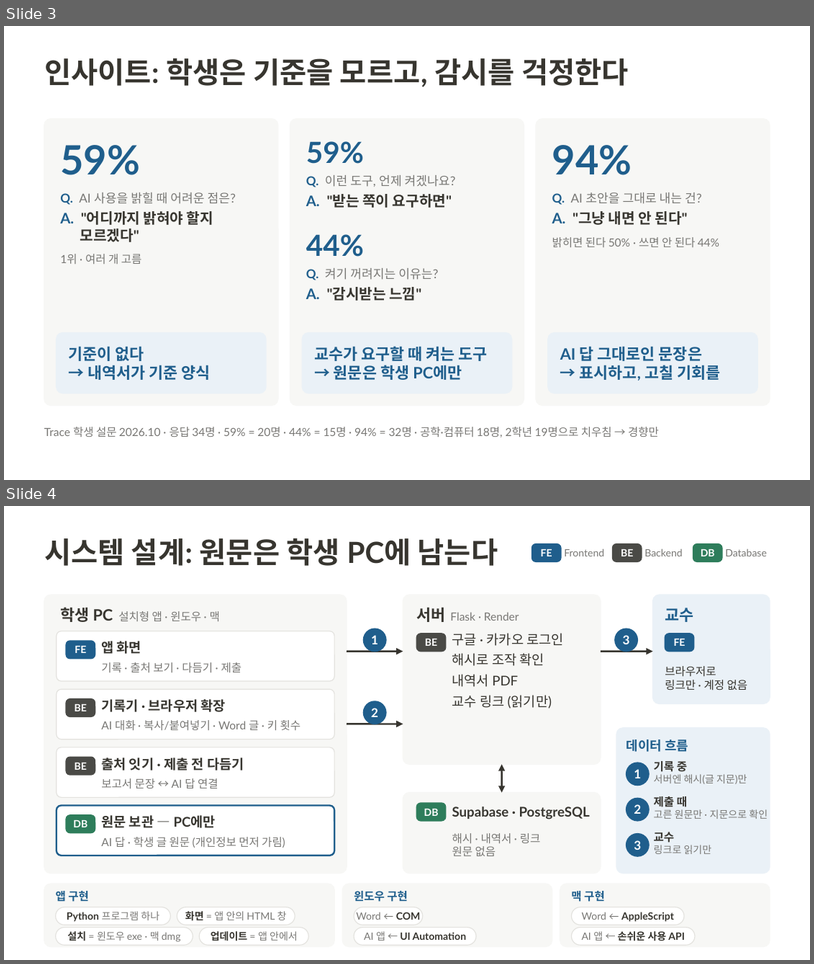
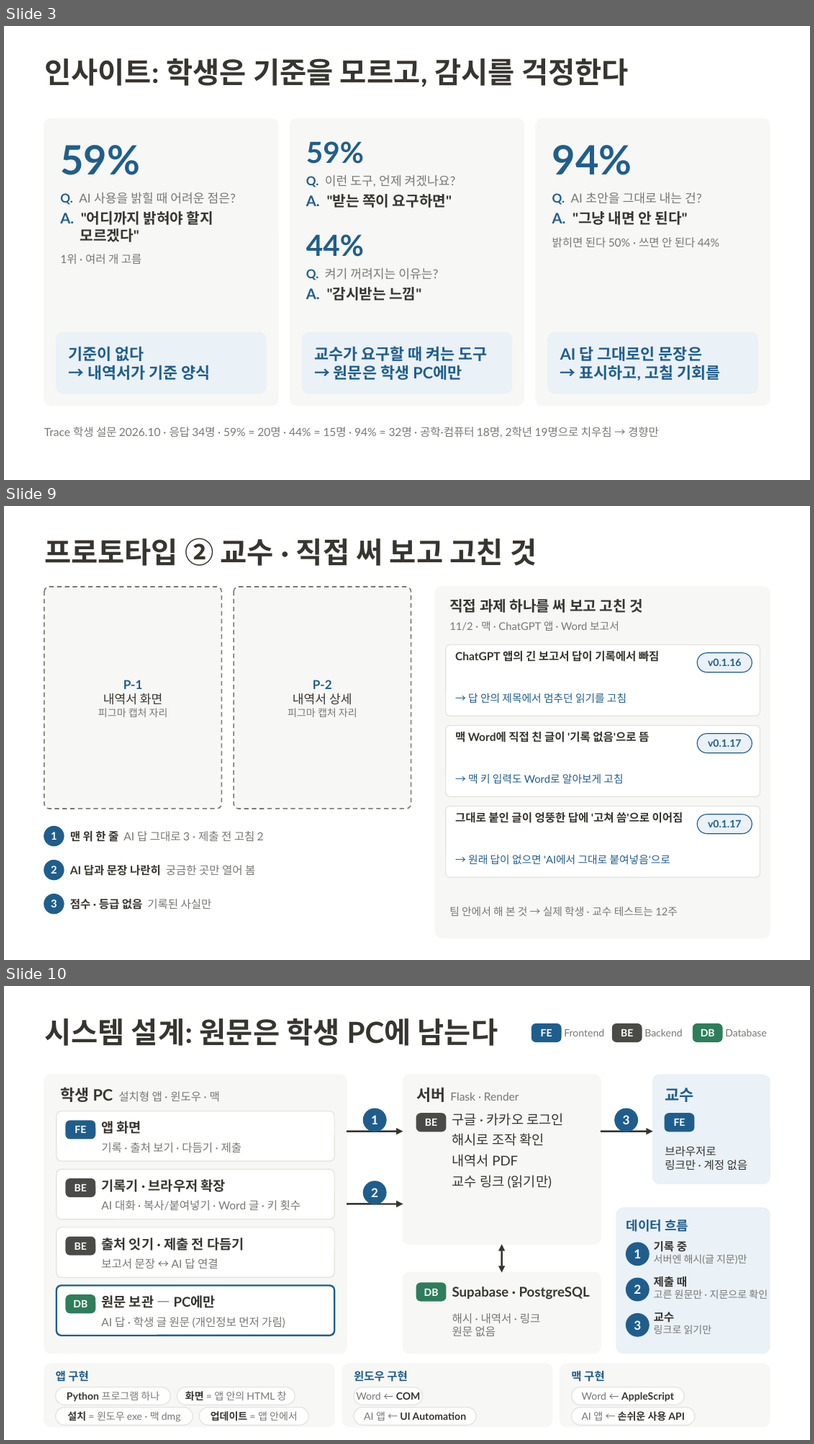
Before and after one commit to 20233014-KYH/trace, a slide deck: deck/중간발표_김용현.pptx. Shown one above the other, each under a label of ours: slides 3 and 4 before the commit, slides 3, 9 and 10 after it; the slides between them are not shown. The pictures are 814x964 and 814x1444 pixels, drawn with LibreOffice and Linux fonts; fonts in the diff are those of the drawing. Boxes give left, top, right and bottom in pixels: in the first picture for what was removed or moved away, otherwise in the second. Text is boxed around its words. In the diff, an @@ line names an element or a change of style, - is before the commit and + after.

```diff
--- a/deck/중간발표_김용현.pptx
+++ b/deck/중간발표_김용현.pptx
@@ slide 9 added at [4, 506, 810, 960], background #FFFFFF @@
@@ title added at [44, 538, 537, 566], 26 pt, text #37352F, bold @@
+프로토타입 ② 교수 · 직접 써 보고 고친 것
@@ rounded rectangle added at [44, 587, 221, 808], fill #F7F7F5, outline #787774 1 pt dashed @@
@@ rounded rectangle added at [234, 587, 412, 808], fill #F7F7F5, outline #787774 1 pt dashed @@
@@ rounded rectangle added at [435, 587, 770, 937], fill #F7F7F5, outline #F7F7F5 1 pt @@
@@ text added at [450, 599, 644, 613], 13 pt, text #37352F, bold @@
+직접 과제 하나를 써 보고 고친 것
@@ text added at [450, 621, 620, 631], 9.5 pt, text #787774 @@
+11/2 · 맥 · ChatGPT 앱 · Word 보고서
@@ rounded rectangle added at [446, 645, 761, 716], fill #FFFFFF, outline #E3E2DE 0.75 pt @@
@@ text added at [455, 651, 660, 662], 10 pt, text #37352F, bold @@
+ChatGPT 앱의 긴 보고서 답이 기록에서 빠짐
@@ rounded rectangle added at [697, 653, 752, 672], fill #EAF1F7, outline #1F5E8C 0.75 pt @@
@@ text added at [708, 658, 742, 666], 9 pt, text #1F5E8C, bold @@
+v0.1.16
@@ text added at [98, 680, 168, 717], 11 pt, text #787774 @@
+P-1
+내역서 화면
+피그마 캡처 자리
@@ text added at [288, 680, 358, 717], 11 pt, text #787774 @@
+P-2
+내역서 상세
+피그마 캡처 자리
@@ text added at [468, 692, 627, 703], 9.5 pt, text #1F5E8C @@
+→ 답 안의 제목에서 멈추던 읽기를 고침
@@ rounded rectangle added at [446, 726, 761, 796], fill #FFFFFF, outline #E3E2DE 0.75 pt @@
@@ text added at [455, 731, 649, 742], 10 pt, text #37352F, bold @@
+맥 Word에 직접 친 글이 '기록 없음'으로 뜸
@@ rounded rectangle added at [697, 734, 752, 753], fill #EAF1F7, outline #1F5E8C 0.75 pt @@
@@ text added at [708, 739, 742, 746], 9 pt, text #1F5E8C, bold @@
+v0.1.17
@@ text added at [468, 773, 623, 783], 9.5 pt, text #1F5E8C @@
+→ 맥 키 입력도 Word로 알아보게 고침
@@ rounded rectangle added at [446, 806, 761, 877], fill #FFFFFF, outline #E3E2DE 0.75 pt @@
@@ ellipse added at [44, 826, 64, 846], fill #1F5E8C, outline #1F5E8C 1 pt @@
@@ text added at [70, 829, 264, 844], 10 pt, text #787774 @@
+맨 위 한 줄 AI 답 그대로 3 · 제출 전 고침 2
@@ text added at [455, 812, 684, 823], 10 pt, text #37352F, bold @@
+그대로 붙인 글이 엉뚱한 답에 '고쳐 씀'으로 이어짐
@@ rounded rectangle added at [697, 814, 752, 834], fill #EAF1F7, outline #1F5E8C 0.75 pt @@
@@ text added at [708, 819, 742, 827], 9 pt, text #1F5E8C, bold @@
+v0.1.17
@@ text added at [51, 831, 57, 839], 9.5 pt, text #FFFFFF, bold @@
+1
@@ ellipse added at [44, 860, 64, 880], fill #1F5E8C, outline #1F5E8C 1 pt @@
@@ text added at [51, 865, 57, 873], 9.5 pt, text #FFFFFF, bold @@
+2
@@ text added at [70, 865, 255, 875], 10 pt, text #37352F, bold @@
+AI 답과 문장 나란히 궁금한 곳만 열어 봄
@@ text added at [468, 854, 671, 864], 9.5 pt, text #1F5E8C @@
+→ 원래 답이 없으면 'AI에서 그대로 붙여넣음'으로
@@ ellipse added at [44, 894, 64, 914], fill #1F5E8C, outline #1F5E8C 1 pt @@
@@ text added at [51, 899, 57, 907], 9.5 pt, text #FFFFFF, bold @@
+3
@@ text added at [70, 898, 212, 909], 10 pt, text #37352F, bold @@
+점수 · 등급 없음 기록된 사실만
@@ text added at [450, 906, 678, 916], 9.5 pt, text #787774 @@
+팀 안에서 해 본 것 → 실제 학생 · 교수 테스트는 12주
@@ what was slide 4 is now slide 10 @@
```
Also in this commit, not shown: 2 slides changed, 5 other slides added, 11 other files.
